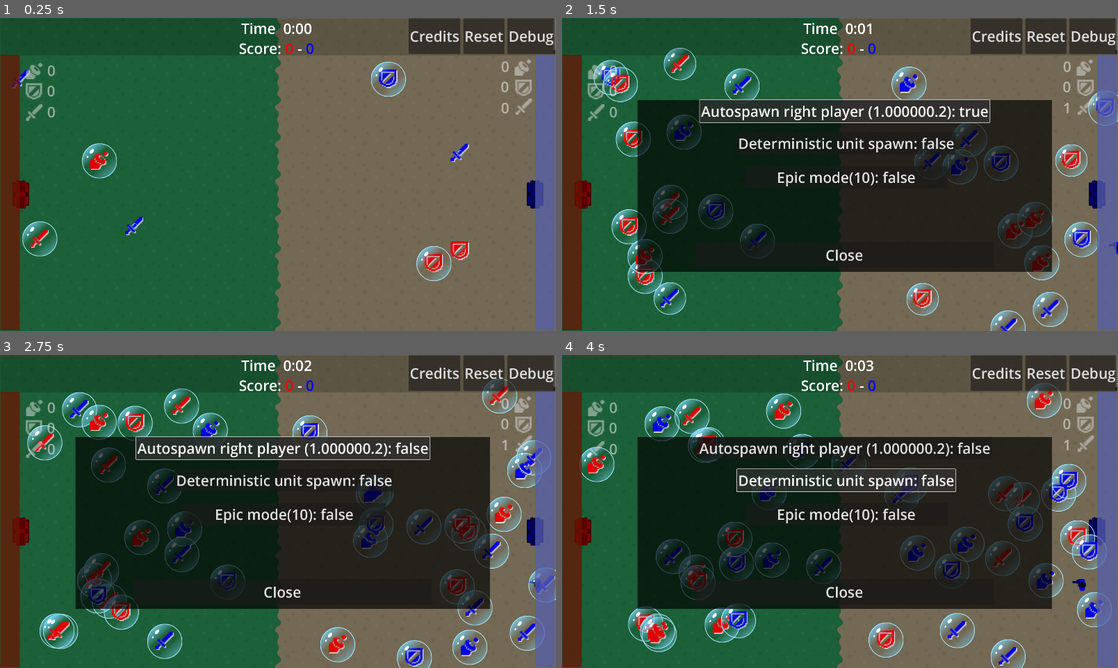
Above: before the commit, frames 1-4 (two rows, left to right).
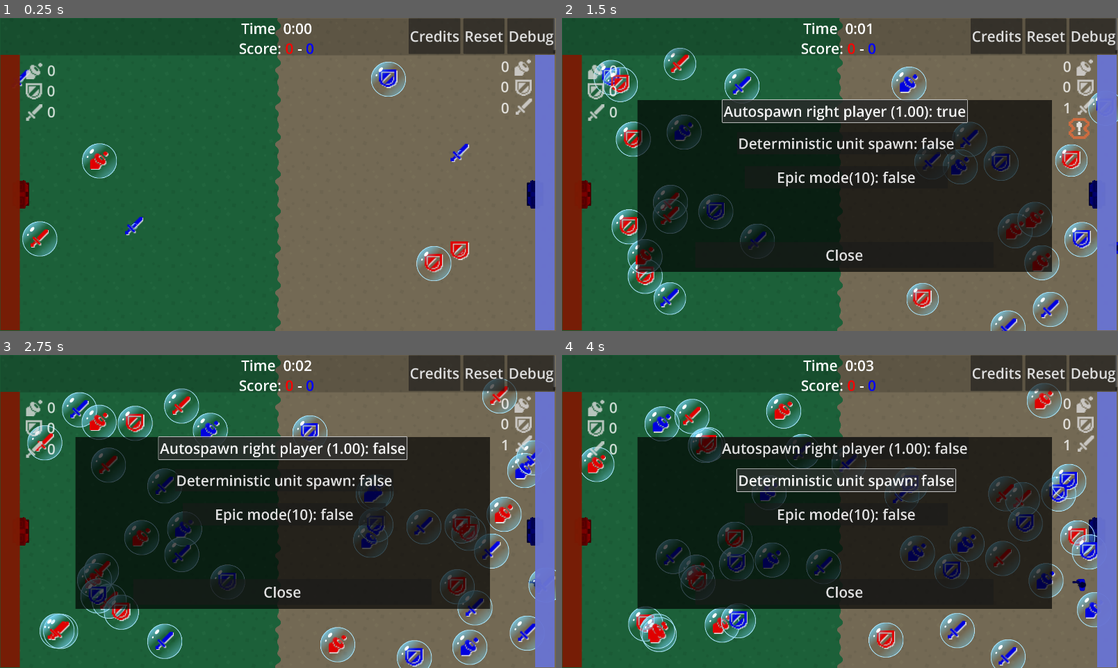
Above: after the commit, the same moments.

Repository: pkasprzyk/ggj2025
Game: Godot game, scene res://main.tscn
Same seed, same stepped clock (60 frames per second), same inputs: the game is played once before the commit and once after it. Sound files missing from this copy of the repository are replaced by a short silence.
Inputs:
- Up to frame 1 (0.25 s): no input
- Up to frame 2 (1.5 s): click "Debug" at 0.5 s; click "Autospawn right player (1.000…" (after the commit: "Autospawn right player (1.00)…") at 1.25 s
- Up to frame 3 (2.75 s): click "Autospawn right player (1.000…" (after the commit: "Autospawn right player (1.00)…") at 2 s
- Up to frame 4 (4 s): click "Deterministic unit spawn: fal…" at 2.75 s; click "Deterministic unit spawn: true" at 3.5 s

The runs differ from the first frame. In frame 1, 6.5% of the frame differs, in the area x 0-100%, y 11-100%; in frame 2, 7.9%; in frame 3, 7.8%; in frame 4, 7.6%.

Commit message:
better auto spawn indicator

Diff:
--- a/hud/hud.gd
+++ b/hud/hud.gd
@@ -8,6 +8,7 @@
 @onready var game_end = $GameEnd
 @onready var progress_bar_l := ($ProgressBarL as ProgressBar)
 @onready var progress_bar_r := ($ProgressBarR as ProgressBar)
+@onready var debug_auto_spawner_icon := $ProgressBarR/RSwordLabel/DebugAutoSpawnerIcon
 @onready var unit_labels = [
 	[
 		$ProgressBarL/LSwordLabel,
@@ -63,11 +64,12 @@
 
 
 func refresh_debug_toggles() -> void:
-	$DebugMenu/AutoSpawnToggle.text = "Autospawn right player (%f.2): %s" % \
+	$DebugMenu/AutoSpawnToggle.text = "Autospawn right player (%.2f): %s" % \
 		[CONFIG.get_debug_right_spawner_cooldown(), CONFIG.get_debug_right_spawner_active()]
 	$DebugMenu/DeterministictUnitSpawnToggle.text = "Deterministic unit spawn: %s" %  CONFIG.get_debug_deterministic_spawn()
 	$DebugMenu/EpicModeToggle.text = "Epic mode(%d): %s" % \
 		[CONFIG.get_debug_epic_mode_count(), CONFIG.get_debug_epic_mode_active()]
+	debug_auto_spawner_icon.visible = CONFIG.get_debug_right_spawner_active()
 
 
 func game_ended() -> void:
--- a/hud/hud.tscn
+++ b/hud/hud.tscn
@@ -1,9 +1,10 @@
-[gd_scene load_steps=8 format=3 uid="uid://ukm7x4tnv1xr"]
+[gd_scene load_steps=9 format=3 uid="uid://ukm7x4tnv1xr"]
 
 [ext_resource type="Script" path="res://hud/hud.gd" id="1_n3j1n"]
 [ext_resource type="Texture2D" uid="uid://e5f2r6uxowus" path="res://icons/IconGodotNode/node/canon_2.png" id="2_xosfp"]
 [ext_resource type="Texture2D" uid="uid://6347gkdm4e4l" path="res://icons/IconGodotNode/node/icon_shield.png" id="3_1qcv1"]
 [ext_resource type="Texture2D" uid="uid://yotxo0ga1dvs" path="res://icons/IconGodotNode/node/icon_sword.png" id="4_vsu1g"]
+[ext_resource type="Texture2D" uid="uid://bm57lglln4h8n" path="res://icons/IconGodotNode/color/icon_area_damage.png" id="5_34sc2"]
 
 [sub_resource type="StyleBoxFlat" id="StyleBoxFlat_0qmfv"]
 bg_color = Color(0, 0, 0, 1)
@@ -219,7 +220,7 @@
 text = "Close"
 
 [node name="ProgressBarL" type="ProgressBar" parent="."]
-modulate = Color(1, 1, 1, 0.509804)
+modulate = Color(1, 1, 1, 0.784314)
 layout_mode = 0
 offset_top = 126.0
 offset_right = 67.0
@@ -273,7 +274,7 @@
 texture = ExtResource("4_vsu1g")
 
 [node name="ProgressBarR" type="ProgressBar" parent="."]
-modulate = Color(1, 1, 1, 0.509804)
+modulate = Color(1, 1, 1, 0.784314)
 layout_mode = 0
 offset_left = 1847.0
 offset_top = 126.0
@@ -329,6 +330,13 @@
 position = Vector2(237, 31)
 scale = Vector2(3.5, 3.5)
 texture = ExtResource("4_vsu1g")
+
+[node name="DebugAutoSpawnerIcon" type="Sprite2D" parent="ProgressBarR/RSwordLabel"]
+visible = false
+texture_filter = 1
+position = Vector2(214, 106)
+scale = Vector2(4.5, 4.5)
+texture = ExtResource("5_34sc2")
 
 [connection signal="pressed" from="TopBarBG/TopBar/CreditsButton" to="." method="_on_credits_button_pressed"]
 [connection signal="pressed" from="TopBarBG/TopBar/ResetButton" to="." method="_on_reset_button_pressed"]
